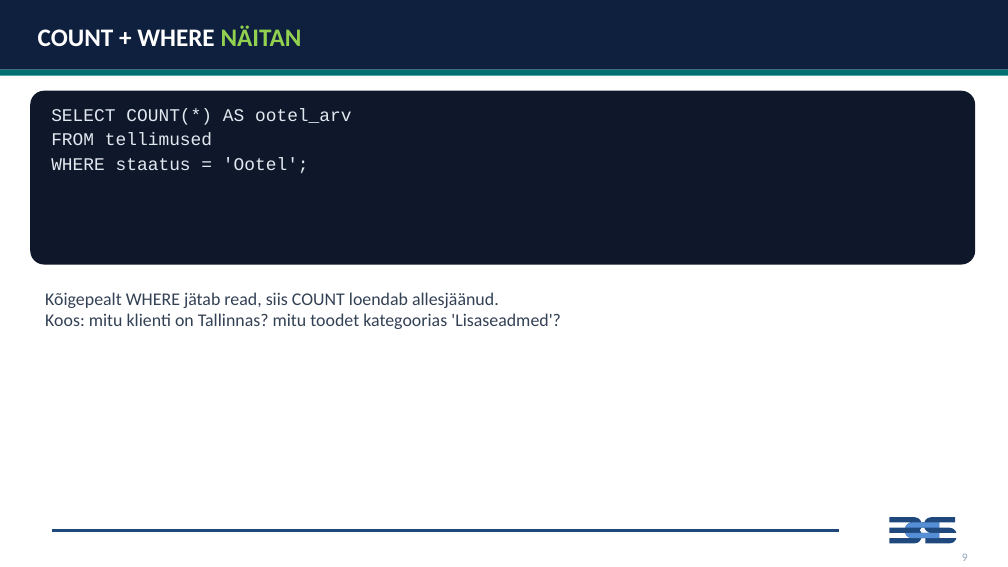
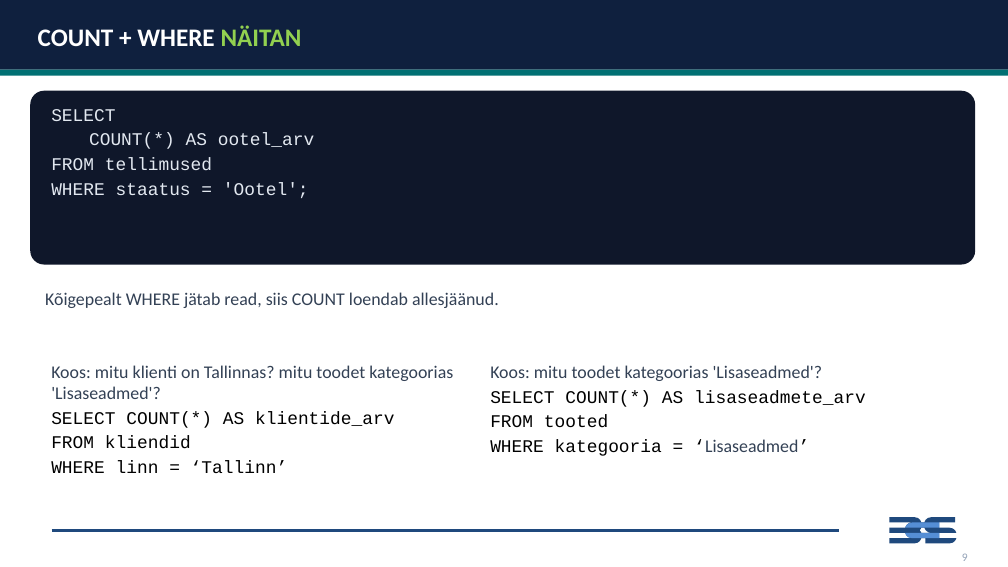
Before and after one commit to emilieabel/andmetarkus, a slide deck: slide 8 of Materjalid/Day7 SQL/7-paev-andmetarkus-esitlus.pptx. Drawn at 1008x567 pixels with LibreOffice and Linux fonts; fonts in the diff are those of the drawing. Boxes give left, top, right and bottom in pixels: in the first picture for what was removed or moved away, otherwise in the second. Text is boxed around its words. In the diff, an @@ line names an element or a change of style, - is before the commit and + after.

```diff
--- a/Materjalid/Day7 SQL/7-paev-andmetarkus-esitlus.pptx
+++ b/Materjalid/Day7 SQL/7-paev-andmetarkus-esitlus.pptx
@@ text at (51, 109, 315, 149): text changed @@
-SELECT COUNT(*) AS ootel_arv
+SELECT
+COUNT(*) AS ootel_arv
@@ text at (45, 292, 499, 308): text changed @@
-Kõigepealt WHERE jätab read, siis COUNT loendab allesjäänud.
-Koos: mitu klienti on Tallinnas? mitu toodet kategoorias 'Lisaseadmed'?
+Kõigepealt WHERE jätab read, siis COUNT loendab allesjäänud.
@@ text added at (51, 365, 453, 473), 17 pt, text #334155 @@
+Koos: mitu klienti on Tallinnas? mitu toodet kategoorias 'Lisaseadmed'?
+SELECT COUNT(*) AS klientide_arv
+FROM kliendid
+WHERE linn = ‘Tallinn’
@@ text added at (490, 365, 866, 456), 17 pt, text #000000 @@
+Koos: mitu toodet kategoorias 'Lisaseadmed'?
+SELECT COUNT(*) AS lisaseadmete_arv
+FROM tooted
+WHERE kategooria = ‘Lisaseadmed’
```
Also in this commit, not shown: 22 other slides changed, 2 other files.
